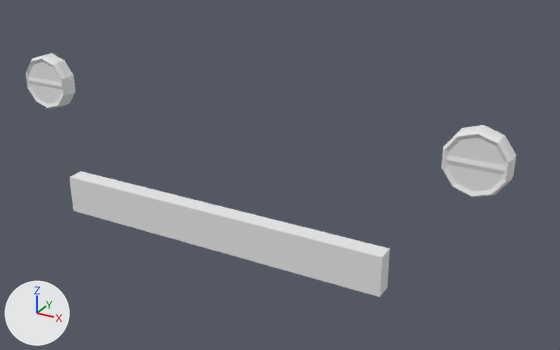
Renders of the OBJ model mccore/src/main/resources/assets/ivv/objmodels/parts/fmgta.obj from each side of a commit.
Camera for both pictures: a 50 mm camera at (1.344, -4.914, -0.011) aimed at (0.167, -2.774, -1.081). Arrows for +X, +Y and +Z are at lower left; the lights stay in place. Where no turn or scale is listed for an object, it has been applied to the vertices.

Names of what the first picture shows: 'cuboid', 'eyelid_lower_left', 'eyelid_lower_right', 'eyelid_upper_left', 'eyelid_upper_right', 'headlight_chrome', 'headlights_extension'.
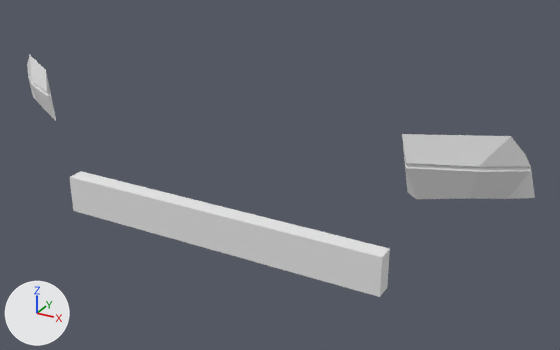
Boxes (x1, y1, x2, y2) around the edits, measured in the pictures (560 x 350 px):
'eyelid_lower_left', reshaped
    before: (446, 160, 505, 192)
    after: (405, 164, 535, 199)
'eyelid_upper_left', reshaped
    before: (446, 137, 505, 171)
    after: (402, 134, 531, 168)
'headlights_extension', deleted
    before: (31, 53, 516, 197)
'headlight_chrome', deleted
    before: (26, 59, 508, 196)
'eyelid_upper_right', reshaped
    before: (28, 62, 62, 87)
    after: (27, 54, 51, 94)
'eyelid_lower_right', reshaped
    before: (28, 80, 62, 104)
    after: (28, 76, 56, 121)

Edits to the bpy script that builds the scene:
```text
Change me_eyelid_lower_left:
    where me_eyelid_lower_left.from_pydata(...)  # 9 vertices, 4 faces; spans x 0.744..0.931, y -2.818..-2.815, z -0.99..-0.891
    verts and faces of me_eyelid_lower_left; kept vertices keep their numbers, new ones are numbered from 9
    me_eyelid_lower_left part 1
    add delete_vertices([*range(0, 9)])  # with the faces that use them
    add verts[9] = (0.679, -2.962, -0.879)  # pixel (406, 168)
    add verts[10] = (0.859, -2.862, -0.89)  # pixel (478, 171)
    add verts[11] = (0.859, -2.854, -0.883)  # pixel (479, 168)
    add verts[12] = (0.671, -2.954, -0.871)  # pixel (404, 164)
    add verts[13] = (0.984, -2.762, -0.902)  # pixel (530, 171)
    add verts[14] = (0.984, -2.754, -0.894)  # pixel (531, 167)
    add verts[15] = (0.702, -2.917, -0.991)  # pixel (416, 199)
    add verts[16] = (0.835, -2.84, -0.99)  # pixel (468, 198)
    add verts[17] = (0.934, -2.778, -0.994)  # pixel (507, 198)
    add verts[18] = (1.003, -2.733, -0.995)  # pixel (534, 198)
    add verts[19] = (0.68, -2.935, -0.967)  # pixel (407, 192)
    add faces += [(9, 10, 11, 12), (10, 13, 14, 11), (9, 15, 16, 10), (10, 16, 17, 13), (13, 18, 14), (13, 17, 18)]
    add faces += [(9, 12, 19, 15)]
Change me_eyelid_lower_right:
    where me_eyelid_lower_right.from_pydata(...)  # 9 vertices, 4 faces; spans x -0.938..-0.751, y -2.818..-2.815, z -0.99..-0.891
    verts and faces of me_eyelid_lower_right; kept vertices keep their numbers, new ones are numbered from 9
    me_eyelid_lower_right part 2
    add delete_vertices([*range(0, 9)])  # with the faces that use them
    add verts[9] = (-0.867, -2.854, -0.883)  # pixel (33, 82)
    add verts[10] = (-0.867, -2.862, -0.89)  # pixel (32, 85)
    add verts[11] = (-0.687, -2.962, -0.879)  # pixel (47, 96)
    add verts[12] = (-0.679, -2.954, -0.871)  # pixel (50, 94)
    add verts[13] = (-0.992, -2.754, -0.894)  # pixel (29, 74)
    add verts[14] = (-0.992, -2.762, -0.902)  # pixel (28, 77)
    add verts[15] = (-0.71, -2.917, -0.991)  # pixel (55, 120)
    add verts[16] = (-0.843, -2.84, -0.99)  # pixel (44, 109)
    add verts[17] = (-0.941, -2.778, -0.994)  # pixel (37, 102)
    add verts[18] = (-1.01, -2.733, -0.995)  # pixel (32, 96)
    add verts[19] = (-0.687, -2.937, -0.967)  # pixel (55, 117)
    add faces += [(9, 10, 11, 12), (9, 13, 14, 10), (10, 16, 15, 11), (10, 14, 17, 16), (13, 18, 14), (14, 18, 17)]
    add faces += [(11, 15, 19, 12)]
Change me_eyelid_upper_left:
    where me_eyelid_upper_left.from_pydata(...)  # 9 vertices, 4 faces; spans x 0.744..0.931, y -2.818..-2.815, z -0.891..-0.793
    verts and faces of me_eyelid_upper_left; kept vertices keep their numbers, new ones are numbered from 9
    me_eyelid_upper_left part 3
    add delete_vertices([*range(0, 9)])  # with the faces that use them
    add verts[9] = (0.984, -2.762, -0.886)  # pixel (530, 166)
    add verts[10] = (0.859, -2.862, -0.875)  # pixel (478, 166)
    add verts[11] = (0.859, -2.854, -0.883)  # pixel (479, 168)
    add verts[12] = (0.984, -2.754, -0.894)  # pixel (531, 167)
    add verts[13] = (0.679, -2.962, -0.864)  # pixel (406, 163)
    add verts[14] = (0.671, -2.954, -0.871)  # pixel (404, 164)
    add verts[15] = (0.924, -2.795, -0.793)  # pixel (510, 136)
    add verts[16] = (0.663, -2.972, -0.776)  # pixel (401, 134)
    add verts[17] = (0.965, -2.775, -0.846)  # pixel (524, 153)
    add faces += [(9, 10, 11, 12), (10, 13, 14, 11), (10, 15, 16, 13), (9, 17, 15, 10), (9, 12, 15, 17), (13, 16, 14)]
Change me_eyelid_upper_right:
    where me_eyelid_upper_right.from_pydata(...)  # 9 vertices, 4 faces; spans x -0.938..-0.751, y -2.818..-2.815, z -0.891..-0.793
    verts and faces of me_eyelid_upper_right; kept vertices keep their numbers, new ones are numbered from 9
    me_eyelid_upper_right part 4
    add delete_vertices([*range(0, 9)])  # with the faces that use them
    add verts[9] = (-0.867, -2.854, -0.883)  # pixel (33, 82)
    add verts[10] = (-0.867, -2.862, -0.875)  # pixel (31, 81)
    add verts[11] = (-0.992, -2.762, -0.886)  # pixel (27, 73)
    add verts[12] = (-0.992, -2.754, -0.894)  # pixel (29, 74)
    add verts[13] = (-0.679, -2.954, -0.871)  # pixel (50, 94)
    add verts[14] = (-0.687, -2.962, -0.864)  # pixel (47, 92)
    add verts[15] = (-0.932, -2.795, -0.793)  # pixel (29, 54)
    add verts[16] = (-0.671, -2.972, -0.776)  # pixel (45, 69)
    add verts[17] = (-0.973, -2.775, -0.846)  # pixel (27, 65)
    add faces += [(9, 10, 11, 12), (9, 13, 14, 10), (10, 14, 16, 15), (10, 15, 17, 11), (11, 17, 15, 12), (13, 16, 14)]
Remove ob_headlight_chrome:
    ob_headlight_chrome = bpy.data.objects.new('headlight_chrome', me_headlight_chrome)
Remove ob_headlights_extension:
    ob_headlights_extension = bpy.data.objects.new('headlights_extension', me_headlights_extension)
```
